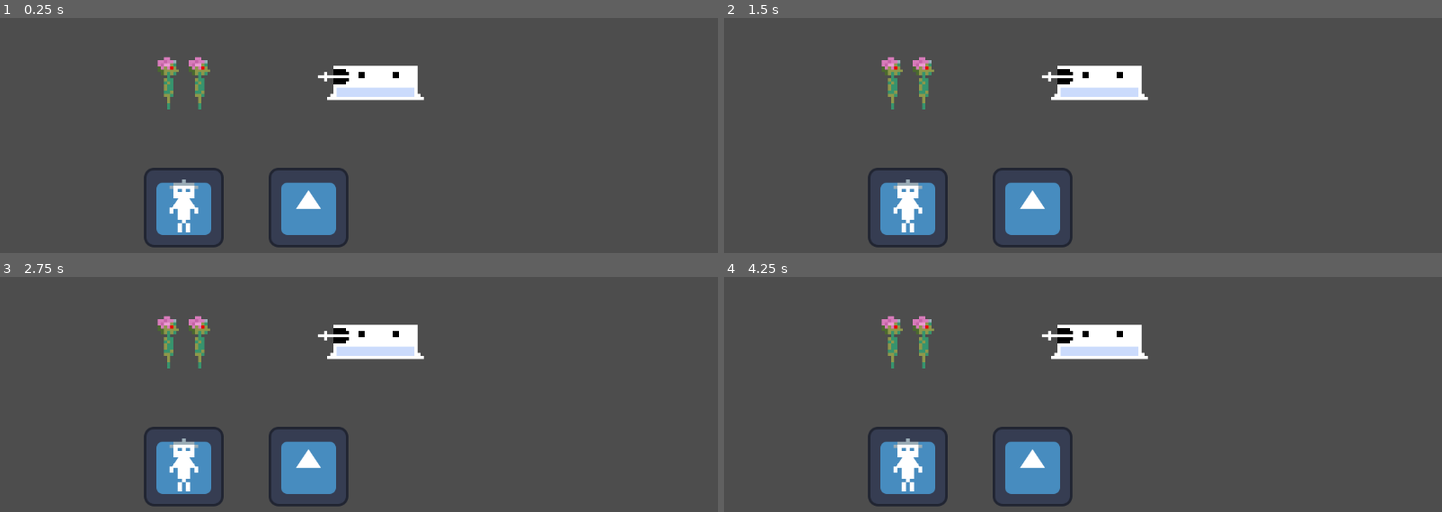
Above: before the commit, frames 1-4 (two rows, left to right).
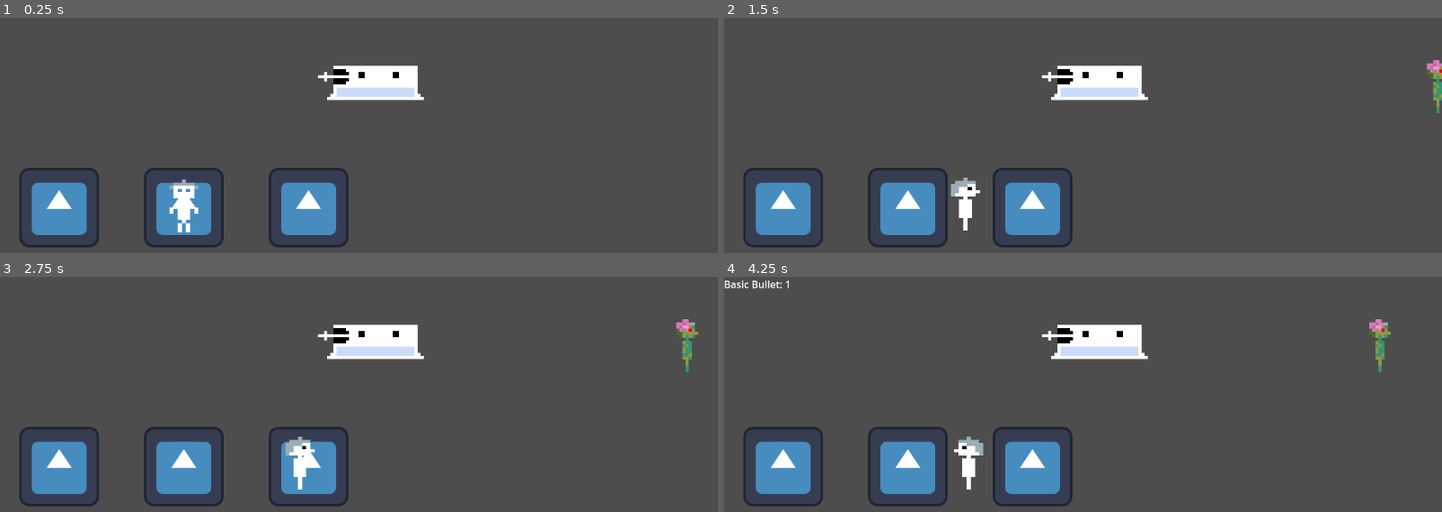
Above: after the commit, the same moments.

Repository: RomanPoschl/incremental-bunker-vs-zombies
Game: Godot game, scene res://game.tscn
Two runs of this game, one before a commit and one after it. Both use one fixed random seed, a clock stepped at 60 frames per second and the inputs below. The engine's default icon, where the game draws it, is replaced by a stand-in: a white triangle on a blue panel in a dark square.
Inputs:
- Up to frame 1 (0.25 s): no input
- Up to frame 2 (1.5 s): no input
- Up to frame 3 (2.75 s): no input
- Up to frame 4 (4.25 s): no input

The runs differ from the first frame. In frame 1, 2.8% of the frame differs, in the area x 2-30%, y 16-98%; in frame 2, 3.9%; in frame 3, 4.0%; in frame 4, 4.2%, in the area x 0-93%, y 1-98%.

Commit message:
Worker desk

Diff:
--- a/Components/WorkerComponent.gd
+++ b/Components/WorkerComponent.gd
@@ -1,8 +1,10 @@
 class_name WorkerComponent extends Resource
 
+@export var desk_entity_id: int = -1
 @export var move_speed: float
 @export var stack_capacity: int
 
-func _init(in_move_speed: float, in_stack_capacity: int) -> void:
-	move_speed = in_move_speed
-	stack_capacity = in_stack_capacity
+func _init(in_desk_entity_id: int, in_move_speed: float, in_stack_capacity: int) -> void:
+  desk_entity_id = in_desk_entity_id
+  move_speed = in_move_speed
+  stack_capacity = in_stack_capacity
--- a/EcsWorld.gd
+++ b/EcsWorld.gd
@@ -22,6 +22,8 @@
 var worker_action_system: WorkerActionSystem
 var cleanup_system: CleanupSystem
 var turret_system: TurretSystem
+var enemy_movement_system: EnemyMovementSystem
+var enemy_spawner_system: EnemySpawnerSystem
 
 func _ready() -> void:
     production_system = ProductionSystem.new()
@@ -30,9 +32,18 @@
     worker_action_system = WorkerActionSystem.new()
     cleanup_system = CleanupSystem.new()
     turret_system = TurretSystem.new()
+    enemy_movement_system = EnemyMovementSystem.new()
+    enemy_spawner_system = EnemySpawnerSystem.new()
+
+    var desk_id: int = create_entity()
+    var desk_pos = PositionComponent.new(Vector2(100, 300))
+    var desk_level = LevelComponent.new(1)
+    add_component(desk_id, DeskComponent.new())
+    add_component(desk_id, desk_pos)
+    add_component(desk_id, desk_level)
+    print("Spawned Desk (ID: %s)" % desk_id)
 
     var elevator_id: int = create_entity()
-
     var elev_pos = PositionComponent.new(Vector2(500, 300))
     var elev_level = LevelComponent.new(-1)
     add_component(elevator_id, ElevatorComponent.new())
@@ -41,7 +52,7 @@
     print("Spawned Elevator (ID: %s)" % elevator_id)
 
     var factory_id: int = create_entity()
-    var prod_comp = ProductionComponent.new("basic_bullet", 10, 1, 50, 200)
+    var prod_comp = ProductionComponent.new("basic_bullet", .25, 1, 50, 200)
     var fact_pos = PositionComponent.new(Vector2(300, 300))
     var fact_level = LevelComponent.new(-1)
     add_component(factory_id, prod_comp)
@@ -50,7 +61,7 @@
     print("Spawned Factory (ID: %s)" % factory_id)
 
     var worker_id: int = create_entity()
-    var worker_comp = WorkerComponent.new(75.0, 3)
+    var worker_comp = WorkerComponent.new(desk_id, 75.0, 3)
     var fsm_comp = WorkerFSMComponent.new(WorkerFSMComponent.WorkerState.IDLE)
     var worker_pos = PositionComponent.new(Vector2(300, 300))
     var worker_level = LevelComponent.new(-1)
@@ -74,30 +85,6 @@
     add_component(turret_id, LevelComponent.new(1))
     print("Spawned Turret (ID: %s)" % turret_id)
 
-    var zombie_id = create_entity()
-    var z_comp = EnemyComponent.new()
-    z_comp.max_hp = 50
-    z_comp.current_hp = 50
-
-    var z_pos = PositionComponent.new(Vector2(325, 100))
-
-    add_component(zombie_id, z_comp)
-    add_component(zombie_id, z_pos)
-    add_component(zombie_id, LevelComponent.new(1))
-    print("Spawned Zombie (ID: %s)" % zombie_id)
-
-    var zombie_id2 = create_entity()
-    var z_comp2 = EnemyComponent.new()
-    z_comp2.max_hp = 50
-    z_comp2.current_hp = 50
-
-    var z_pos2 = PositionComponent.new(Vector2(275, 100))
-
-    add_component(zombie_id2, z_comp2)
-    add_component(zombie_id2, z_pos2)
-    add_component(zombie_id2, LevelComponent.new(1))
-    print("Spawned Zombie (ID: %s)" % zombie_id2)
-
 func _process(delta: float) -> void:
     if production_system:
         production_system.update(delta)
@@ -110,6 +97,12 @@
 
     if worker_action_system:
         worker_action_system.update(delta)
+
+    if enemy_movement_system:
+        enemy_movement_system.update(delta)
+
+    if enemy_spawner_system:
+        enemy_spawner_system.update(delta)
 
     if turret_system:
         turret_system.update(delta)
--- /dev/null
+++ b/Systems/enemy_movement_system.gd
@@ -0,0 +1,23 @@
+class_name EnemyMovementSystem
+
+var enemies: Dictionary
+var positions: Dictionary
+
+func _init():
+    self.enemies = EcsWorld.enemies
+    self.positions = EcsWorld.positions
+
+func update(delta: float):
+    for enemy_id in enemies.keys():
+
+        if not positions.has(enemy_id):
+            continue
+
+        var enemy: EnemyComponent = enemies[enemy_id]
+        var pos: PositionComponent = positions[enemy_id]
+
+        pos.position.x -= enemy.speed * delta
+
+        if pos.position.x < -100:
+            print("Enemy %s reached the city and despawned." % enemy_id)
+            EcsWorld.mark_for_destruction(enemy_id)
--- /dev/null
+++ b/Systems/enemy_spawner_system.gd
@@ -0,0 +1,32 @@
+class_name EnemySpawnerSystem
+
+var spawn_timer: float = 0.0
+var spawn_interval: float = 5.0
+
+var spawn_x: float = 1200.0
+var spawn_y_min: float = 100.0
+var spawn_y_max: float = 150.0
+
+func update(delta: float):
+    spawn_timer -= delta
+
+    if spawn_timer <= 0:
+        spawn_timer = spawn_interval
+        _spawn_enemy()
+
+func _spawn_enemy():
+    var zombie_id = EcsWorld.create_entity()
+
+    var z_comp = EnemyComponent.new()
+    z_comp.max_hp = 50
+    z_comp.current_hp = 50
+    z_comp.speed = randf_range(20.0, 40.0) # Give some variety
+
+    var z_pos = PositionComponent.new(Vector2(spawn_x, randf_range(spawn_y_min, spawn_y_max)))
+    var z_level = LevelComponent.new(1)
+
+    EcsWorld.add_component(zombie_id, z_comp)
+    EcsWorld.add_component(zombie_id, z_pos)
+    EcsWorld.add_component(zombie_id, z_level)
+
+    print("Spawned new Zombie (ID: %s)" % zombie_id)
--- a/Systems/worker_action_system.gd
+++ b/Systems/worker_action_system.gd
@@ -33,14 +33,14 @@
     var factory_id: int = fsm.target_entity_id
 
     if not productions.has(factory_id) or not workers.has(worker_id):
-        # _send_worker_to_desk(worker_id, fsm) # Use helper
+        _send_worker_to_desk(worker_id, fsm) # Use helper
         return
 
     var prod: ProductionComponent = productions[factory_id]
     var worker: WorkerComponent = workers[worker_id]
 
     if prod.internal_inventory <= 0:
-        # _send_worker_to_desk(worker_id, fsm) # Use helper
+        _send_worker_to_desk(worker_id, fsm) # Use helper
         return
 
     var inventory: InventoryComponent
@@ -70,19 +70,19 @@
 
 func _handle_dropoff(worker_id: int, fsm: WorkerFSMComponent):
     if not inventories.has(worker_id):
-        # _send_worker_to_desk(worker_id, fsm)
+        _send_worker_to_desk(worker_id, fsm)
         return
 
     var inventory: InventoryComponent = inventories[worker_id]
     if inventory.stacks.is_empty():
-        # _send_worker_to_desk(worker_id, fsm)
+        _send_worker_to_desk(worker_id, fsm)
         return
 
     for stack: StackComponent in inventory.stacks:
         EcsWorld.deposit_ammo(stack.ammo_type, stack.amount)
 
     inventory.stacks.clear()
-    fsm.current_state = WorkerFSMComponent.WorkerState.IDLE
+    _send_worker_to_desk(worker_id, fsm)
 
 func _find_nearest_target(worker_id: int, target_pool: Dictionary) -> int:
     if not positions.has(worker_id) or not levels.has(worker_id):
@@ -114,6 +114,14 @@
     if elevator_id != -1:
         fsm.target_entity_id = elevator_id
         fsm.current_state = WorkerFSMComponent.WorkerState.WALKING_TO_ELEVATOR
-    # else:
+    else:
         # Fallback to desk if no elevator is found
-        # _send_worker_to_desk(worker_id, fsm)
+        _send_worker_to_desk(worker_id, fsm)
+
+func _send_worker_to_desk(worker_id: int, fsm: WorkerFSMComponent):
+    if workers.has(worker_id):
+        var worker: WorkerComponent = workers[worker_id]
+        fsm.target_entity_id = worker.desk_entity_id
+        fsm.current_state = WorkerFSMComponent.WorkerState.WALKING_TO_DESK
+    else:
+        fsm.current_state = WorkerFSMComponent.WorkerState.IDLE
Not shown, added: Systems/enemy_movement_system.gd.uid
Not shown, added: Systems/enemy_spawner_system.gd.uid
